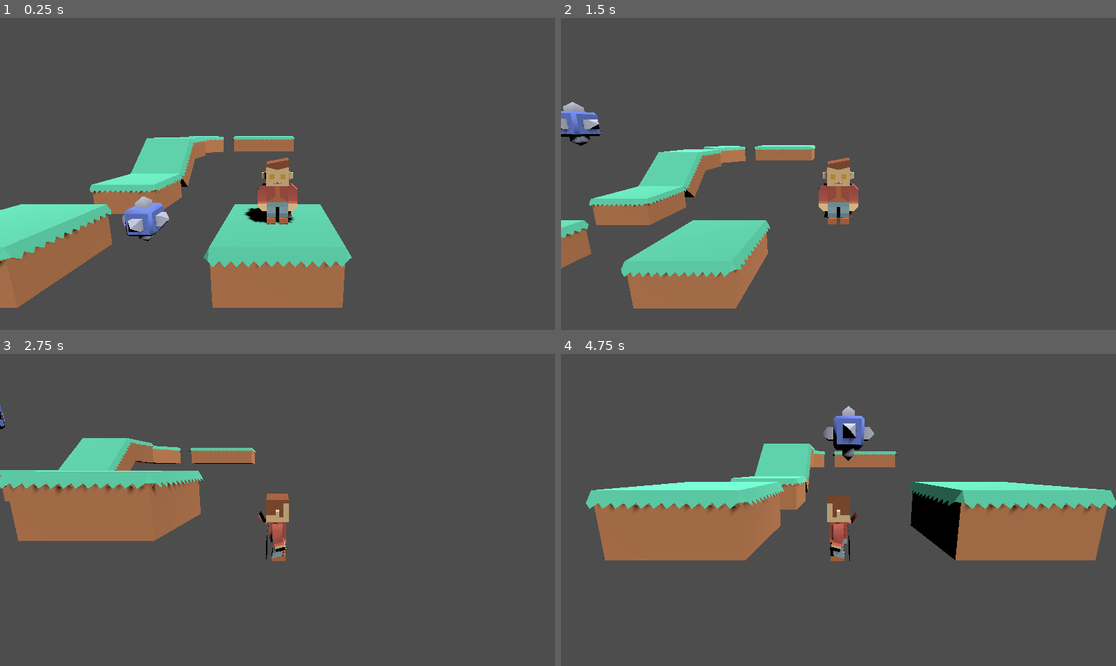
Above: before the commit, frames 1-4 (two rows, left to right).
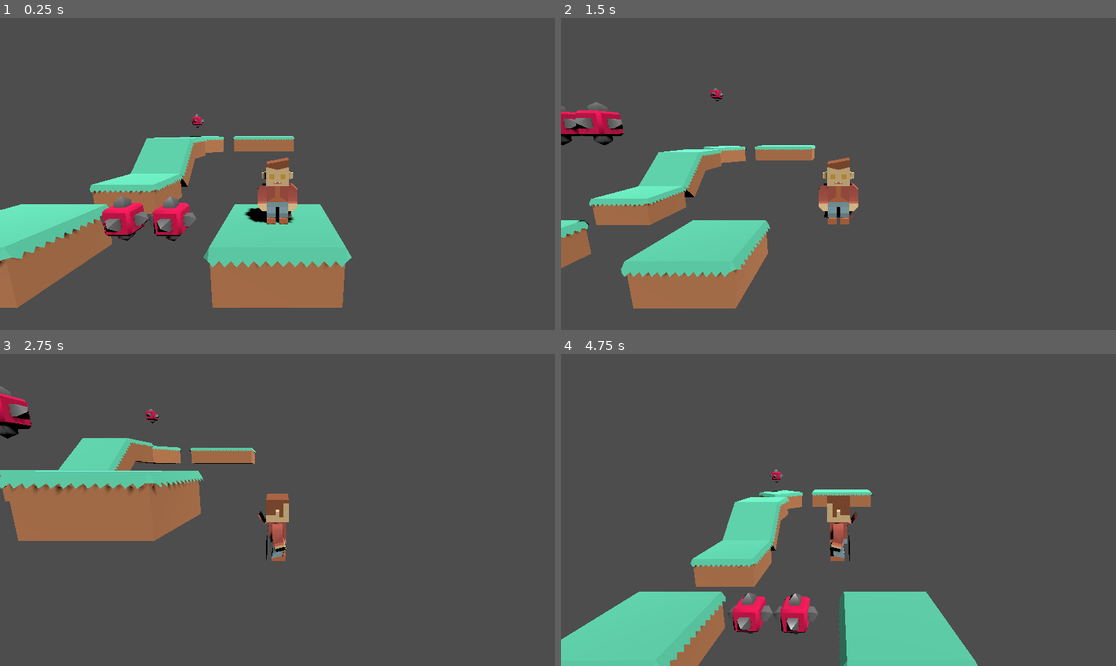
Above: after the commit, the same moments.

Repository: casaer01/gameplatform3d
Game: Godot game, scene res://Level01.tscn
Same seed, same stepped clock (60 frames per second), same inputs: the game is played once before the commit and once after it.
Inputs:
- Up to frame 1 (0.25 s): no input
- Up to frame 2 (1.5 s): hold D (move_right) 0.53-1.28 s; tap Space (move_jump) at 0.77 s; hold S (move_backward) from 1.28 s (still down)
- Up to frame 3 (2.75 s): tap Space (move_jump) at 1.52 s; release S (move_backward) at 2.03 s; hold D (move_right) from 2.03 s (still down)
- Up to frame 4 (4.75 s): release D (move_right) at 2.78 s; hold W (move_forward) 2.78-3.53 s; tap Space (move_jump) at 3.02, 3.77, 4.52 s; hold A (move_left) from 3.53 s (still down)

The runs differ from the first frame. In frame 1, 1.7% of the frame differs, in the area x 18-37%, y 30-72%; in frame 2, 1.1%; in frame 3, 0.6%; in frame 4, 32%, in the area x 0-100%, y 16-100%.

Commit message:
added game over on enemy touched

Diff:
--- a/Level01.tscn
+++ b/Level01.tscn
@@ -1,38 +1,14 @@
-[gd_scene load_steps=8 format=3 uid="uid://b4wjpi4l6ikr2"]
+[gd_scene load_steps=4 format=3 uid="uid://b4wjpi4l6ikr2"]
 
 [ext_resource type="PackedScene" uid="uid://ccbse8npi068y" path="res://Platforms/PlatformLarge.tscn" id="1_pcxhr"]
-[ext_resource type="ArrayMesh" uid="uid://gjuyfsvj5gs0" path="res://Models/characterVampire.obj" id="2_qktja"]
-[ext_resource type="Script" path="res://Player.gd" id="2_x4asn"]
-[ext_resource type="Script" path="res://enemy.gd" id="4_br6qy"]
-[ext_resource type="ArrayMesh" uid="uid://mvd3ie23bw83" path="res://Models/spikeBlock.obj" id="5_6p5w0"]
-
-[sub_resource type="CapsuleShape3D" id="CapsuleShape3D_bkp61"]
-radius = 0.3
-height = 1.2
-
-[sub_resource type="BoxShape3D" id="BoxShape3D_0yl8x"]
-size = Vector3(0.6, 0.6, 0.6)
+[ext_resource type="PackedScene" uid="uid://xsklh8bfiltr" path="res://Player.tscn" id="2_ub14x"]
+[ext_resource type="PackedScene" uid="uid://c52sj3i2vthye" path="res://Models/Enemy.tscn" id="3_tv1o3"]
 
 [node name="Main" type="Node3D"]
 
 [node name="PlatformLarge" parent="." instance=ExtResource("1_pcxhr")]
 
-[node name="Player" type="CharacterBody3D" parent="."]
-script = ExtResource("2_x4asn")
-
-[node name="Model" type="MeshInstance3D" parent="Player"]
-transform = Transform3D(1.5, 0, 0, 0, 1.5, 0, 0, 0, 1.5, 0, 0, 0)
-mesh = ExtResource("2_qktja")
-skeleton = NodePath("../..")
-
-[node name="CollisionShape3D" type="CollisionShape3D" parent="Player"]
-transform = Transform3D(1, 0, 0, 0, 1, 0, 0, 0, 1, 0, 0.602334, 0)
-shape = SubResource("CapsuleShape3D_bkp61")
-
-[node name="Camera3D" type="Camera3D" parent="Player"]
-transform = Transform3D(1, 0, 0, 0, 0.983464, 0.181103, 0, -0.181103, 0.983464, 0, 1.64458, 3.99669)
-current = true
-fov = 70.0
+[node name="Player" parent="." instance=ExtResource("2_ub14x")]
 
 [node name="DirectionalLight3D" type="DirectionalLight3D" parent="."]
 transform = Transform3D(0.762465, -0.529717, 0.371546, 0, 0.574234, 0.818691, -0.647029, -0.624224, 0.437833, 0, 5.08428, 6.1317)
@@ -59,15 +35,12 @@
 [node name="PlatformLarge8" parent="." instance=ExtResource("1_pcxhr")]
 transform = Transform3D(1, 0, 0, 0, 1, 0, 0, 0, 1, 0.0805359, 0.408095, -12.0793)
 
-[node name="Enemy" type="Area3D" parent="."]
-transform = Transform3D(1, 0, 0, 0, 1, 0, 0, 0, 1, -2.4994, -0.961397, 0)
-script = ExtResource("4_br6qy")
-move_dir = Vector3(0, 3, 0)
+[node name="Enemy" parent="." instance=ExtResource("3_tv1o3")]
+transform = Transform3D(1, 0, 0, 0, 1, 0, 0, 0, 1, -2.89394, -0.956048, 0.000444651)
 
-[node name="SpikeBlock" type="MeshInstance3D" parent="Enemy"]
-mesh = ExtResource("5_6p5w0")
-skeleton = NodePath("../..")
+[node name="Enemy2" parent="." instance=ExtResource("3_tv1o3")]
+transform = Transform3D(1, 0, 0, 0, 1, 0, 0, 0, 1, -1.98033, -0.955845, 0.0188165)
 
-[node name="CollisionShape3D" type="CollisionShape3D" parent="Enemy"]
-transform = Transform3D(1, 0, 0, 0, 1, 0, 0, 0, 1, 0, 0.5, 0)
-shape = SubResource("BoxShape3D_0yl8x")
+[node name="Enemy3" parent="." instance=ExtResource("3_tv1o3")]
+transform = Transform3D(1, 0, 0, 0, 1, 0, 0, 0, 1, -5.26637, 1.4081, -11.0245)
+move_dir = Vector3(0, 4, 0)
--- /dev/null
+++ b/Models/Enemy.tscn
@@ -0,0 +1,31 @@
+[gd_scene load_steps=6 format=3 uid="uid://c52sj3i2vthye"]
+
+[ext_resource type="Script" path="res://enemy.gd" id="1_g3jl3"]
+[ext_resource type="ArrayMesh" uid="uid://mvd3ie23bw83" path="res://Models/spikeBlock.obj" id="2_xpw4u"]
+
+[sub_resource type="StandardMaterial3D" id="StandardMaterial3D_ngywd"]
+metallic = 0.84
+metallic_specular = 0.65
+roughness = 0.4
+
+[sub_resource type="StandardMaterial3D" id="StandardMaterial3D_l0m1g"]
+albedo_color = Color(0.986097, 0, 0.354043, 1)
+
+[sub_resource type="BoxShape3D" id="BoxShape3D_0yl8x"]
+size = Vector3(0.6, 0.6, 0.6)
+
+[node name="Enemy" type="Area3D"]
+script = ExtResource("1_g3jl3")
+move_dir = Vector3(0, 3, 0)
+
+[node name="SpikeBlock" type="MeshInstance3D" parent="."]
+mesh = ExtResource("2_xpw4u")
+skeleton = NodePath("../..")
+surface_material_override/0 = SubResource("StandardMaterial3D_ngywd")
+surface_material_override/1 = SubResource("StandardMaterial3D_l0m1g")
+
+[node name="CollisionShape3D" type="CollisionShape3D" parent="."]
+transform = Transform3D(1, 0, 0, 0, 1, 0, 0, 0, 1, 0, 0.5, 0)
+shape = SubResource("BoxShape3D_0yl8x")
+
+[connection signal="body_entered" from="." to="." method="_on_body_entered"]
--- /dev/null
+++ b/Player.tscn
@@ -0,0 +1,25 @@
+[gd_scene load_steps=4 format=3 uid="uid://xsklh8bfiltr"]
+
+[ext_resource type="Script" path="res://Player.gd" id="1_b2gog"]
+[ext_resource type="ArrayMesh" uid="uid://gjuyfsvj5gs0" path="res://Models/characterVampire.obj" id="2_f1auf"]
+
+[sub_resource type="CapsuleShape3D" id="CapsuleShape3D_bkp61"]
+radius = 0.3
+height = 1.2
+
+[node name="Player" type="CharacterBody3D" groups=["Player"]]
+script = ExtResource("1_b2gog")
+
+[node name="Model" type="MeshInstance3D" parent="."]
+transform = Transform3D(1.5, 0, 0, 0, 1.5, 0, 0, 0, 1.5, 0, 0, 0)
+mesh = ExtResource("2_f1auf")
+skeleton = NodePath("../..")
+
+[node name="CollisionShape3D" type="CollisionShape3D" parent="."]
+transform = Transform3D(1, 0, 0, 0, 1, 0, 0, 0, 1, 0, 0.602334, 0)
+shape = SubResource("CapsuleShape3D_bkp61")
+
+[node name="Camera3D" type="Camera3D" parent="."]
+transform = Transform3D(1, 0, 0, 0, 0.983464, 0.181103, 0, -0.181103, 0.983464, 0, 1.64458, 3.99669)
+current = true
+fov = 70.0
--- a/enemy.gd
+++ b/enemy.gd
@@ -20,3 +20,8 @@
 			target_pos = start_pos + move_dir
 		else:
 			target_pos = start_pos
+
+
+func _on_body_entered(body: Node3D) -> void:
+	if body.is_in_group("Player"):
+		body.game_over()
